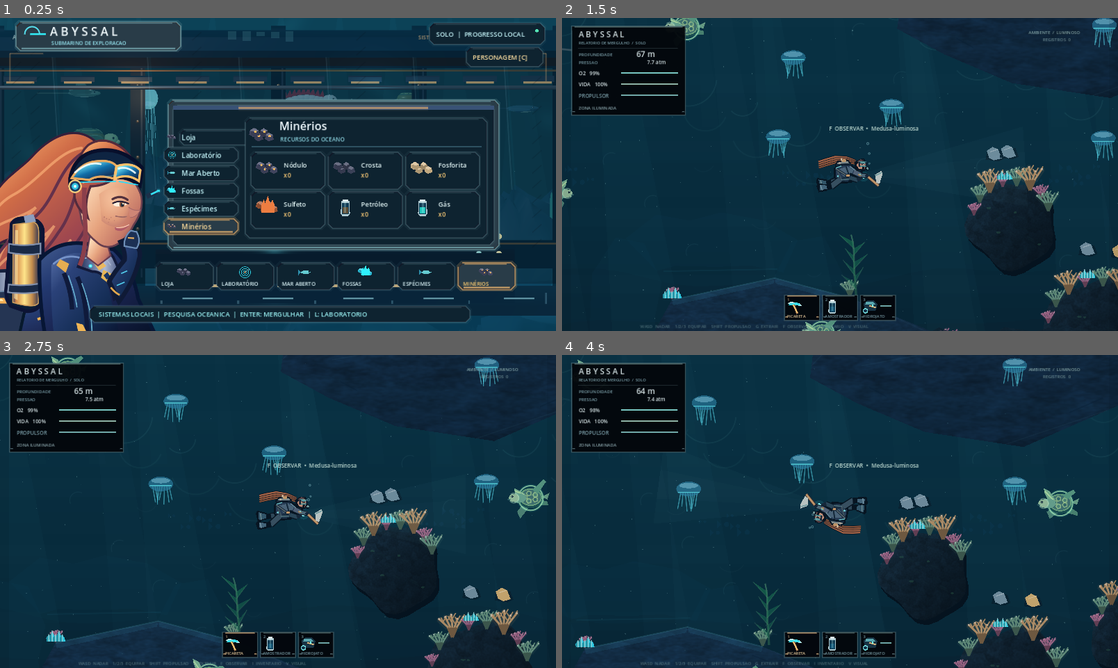
Above: before the commit, frames 1-4 (two rows, left to right).
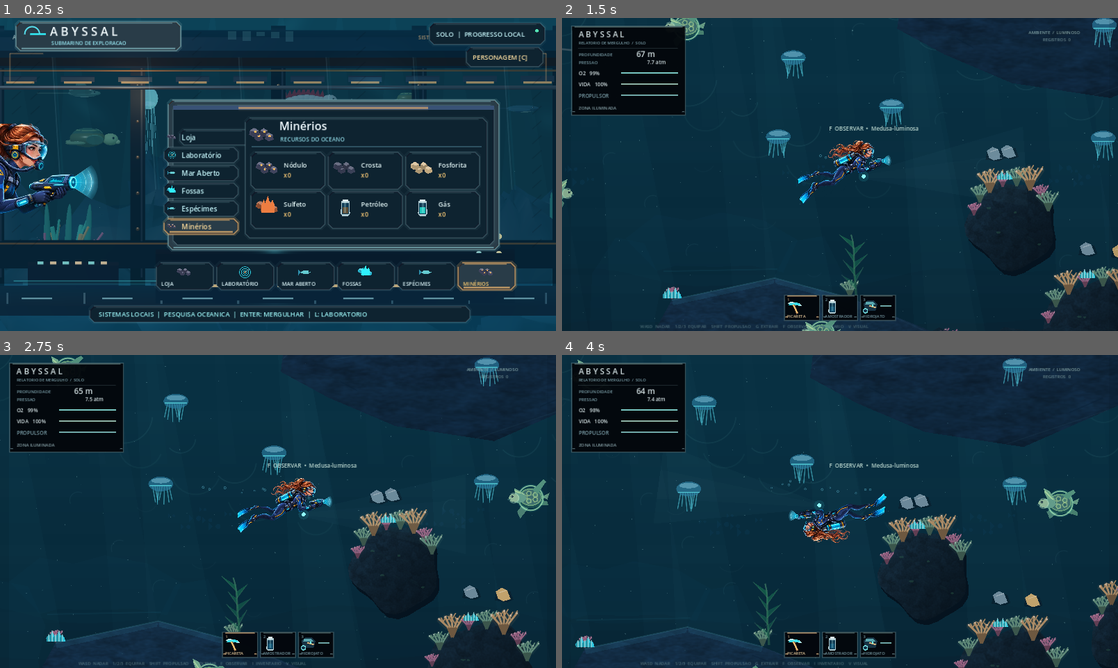
Above: after the commit, the same moments.

Repository: Esaneto/Abyssal-Godot
Game: Godot game, scene res://scenes/main.tscn
Same seed, same stepped clock (60 frames per second), same inputs: the game is played once before the commit and once after it.
Inputs (mouse positions are in pixels of both pictures, inside the frame that each line leads up to):
- Up to frame 1 (0.25 s): no input
- Up to frame 2 (1.5 s): tap Enter at 0.5 s; move the mouse to (962, 158) at 0.52 s; hold D (move_right) 0.53-1.25 s; hold Shift (boost) 0.53-1.25 s; click (962, 158) at 0.67 s; tap Space at 0.77, 1.07 s; drag from (728, 190) to (812, 237) at 1.27 s
- Up to frame 3 (2.75 s): move the mouse to (333, 442) at 2.02 s; hold D (move_right) from 2.03 s (still down); tap C at 2.1 s
- Up to frame 4 (4 s): release D (move_right) at 2.75 s; drag from (812, 574) to (673, 464) at 2.77 s; move the mouse to (1006, 558) at 3.52 s; hold A (move_left) from 3.53 s (still down); tap 6 at 3.6 s; tap Space at 3.77 s

The runs differ from the first frame. In frame 1, 13% of the frame differs, in the area x 0-29%, y 33-100%; in frame 2, 1.1%; in frame 3, 1.1%; in frame 4, 1.2%.

Commit message:
Bundle anime-quality male/female diver textures and activate animated mesh rig in ocean and cabin

Diff:
--- a/scripts/abyssal_main.gd
+++ b/scripts/abyssal_main.gd
@@ -7,7 +7,7 @@
 const Wardrobe = preload("res://scripts/wardrobe_ui.gd")
 const Cabin3D = preload("res://scripts/visuals3d/cabin_renderer.gd")
 const AnimeCabin = preload("res://scripts/anime_cabin_finish.gd")
-const AnimePilot = preload("res://scripts/diver_paper_doll.gd")
+const AnimePilot = preload("res://scripts/anime_diver_art.gd")
 const Look = preload("res://scripts/diver_appearance.gd")
 var expedition: Node2D
 var progress: RefCounted
@@ -182,8 +182,9 @@
 		if cabin_tex != null:
 			draw_texture_rect(cabin_tex,Rect2(0.0,0.0,1280.0,720.0),false)
 		AnimeCabin.paint(self,time_s)
-		# Animated separate SVG layers, not the placeholder 3D plastic human.
-		AnimePilot.draw_cabin(self,progress.appearance_snapshot(),time_s)
+		# Portrait cut from the same *new, bundled* anime pilot artwork; breathing and highlights live.
+		if not AnimePilot.draw_cabin(self,progress.appearance_snapshot(),time_s):
+			push_warning("High-resolution cabin portrait missing")
 		CabinArt.paint_ui(self,time_s,menu_selected,progress,menu_feedback)
 	else:
 		CabinArt.paint(self,time_s,menu_selected,progress,menu_feedback)
--- a/scripts/anime_diver_art.gd
+++ b/scripts/anime_diver_art.gd
@@ -2,13 +2,13 @@
 ## Licensed artwork: generated original ABYSSAL anime-realistic diver PNGs.
 ## A single artwork is shared by every view: swim + submarine. No flattened HUD.
 ## Source assets are copied separately into assets/art/characters by the installer.
-const FEMALE_PATH := "res://assets/art/characters/anime_diver_female.png"
-const MALE_PATH := "res://assets/art/characters/anime_diver_male.png"
+const FEMALE_PATH := "res://assets/art/character/abyssal_diver_female_animated_art.webp"
+const MALE_PATH := "res://assets/art/character/abyssal_diver_male_animated_art.webp"
 const EFFECT := preload("res://shaders/anime_diver_swim.gdshader")
 
 const IMAGE_WIDTH := 1448.0
 const IMAGE_HEIGHT := 1086.0
-const SWIM_WIDTH := 218.0
+const SWIM_WIDTH := 244.0
 const SWIM_HEIGHT := SWIM_WIDTH * IMAGE_HEIGHT / IMAGE_WIDTH
 const COLS := 36
 const ROWS := 28
@@ -24,15 +24,17 @@
 	if _textures.has(id):
 		return _textures[id] as Texture2D
 	var path := source_path(id)
-	if not FileAccess.file_exists(path):
-		# Fallback to the existing procedural artist, enabling CI and legacy users
-		# to run the branch without installing the high-resolution artwork yet.
+	# The finished character textures now ship in the Git repository.
+	# Imported resources are preferred; Image fallback supports local editor preview.
+	var texture: Texture2D = load(path) as Texture2D
+	if texture == null and FileAccess.file_exists(path):
+		var img: Image = Image.load_from_file(path)
+		if img != null and not img.is_empty():
+			img.generate_mipmaps()
+			texture = ImageTexture.create_from_image(img)
+	if texture == null:
+		push_error("ABYSSAL ART MISSING: " + path)
 		return null
-	var img: Image = Image.load_from_file(path)
-	if img == null or img.is_empty():
-		return null
-	img.generate_mipmaps()
-	var texture := ImageTexture.create_from_image(img)
 	_textures[id] = texture
 	return texture
 
--- a/scripts/ci_smoke.gd
+++ b/scripts/ci_smoke.gd
@@ -26,6 +26,11 @@
 	if renderer == null or renderer.call("texture") == null:
 		push_error("Renderizador 3D de oceano indisponivel")
 		quit(10)
+		return
+	var high_res_art = load("res://scripts/anime_diver_art.gd")
+	if high_res_art.texture_for("female") == null or high_res_art.texture_for("male") == null:
+		push_error("Committed high-resolution diver assets failed to load")
+		quit(20)
 		return
 	main.call("_start_sea")
 	await physics_frame
--- a/scripts/diver_native.gd
+++ b/scripts/diver_native.gd
@@ -57,8 +57,9 @@
 	add_child(collision)
 	anime_rig = NativeRig.new()
 	add_child(anime_rig)
-	# The new illustrated rig is drawn from articulated geometry each frame.
-	anime_rig.visible = false
+	# High-resolution texture mesh with independently deforming hair/fins, not the older polygon doll.
+	anime_rig.update_look(appearance,time_s,false,true)
+	anime_rig.rotation = 0.0
 	_create_propulsion_bubbles()
 	queue_redraw()
 
@@ -122,6 +123,9 @@
 		health = maxf(0.0, health - pressure_hazard * delta)
 	if health <= 0.0:
 		diver_died.emit()
+	if anime_rig != null:
+		anime_rig.rotation = visual_heading
+		anime_rig.update_look(appearance,time_s,is_moving or is_propelling,true)
 	if propulsion_bubbles != null:
 		propulsion_bubbles.emitting = is_propelling
 		propulsion_bubbles.position = Vector2(-58.0, 10.0).rotated(visual_heading)
@@ -130,7 +134,8 @@
 
 func set_appearance(candidate: Dictionary) -> void:
 	appearance = Look.normalize(candidate)
-	# Preserve the selected colors while the illustrated mesh is redrawn.
+	if anime_rig != null:
+		anime_rig.update_look(appearance,time_s,is_moving,true)
 	queue_redraw()
 
 func configure_equipment(oxygen_level: int, suit_level: int, motor_level: int = 0) -> void:
@@ -176,8 +181,9 @@
 	add_child(propulsion_bubbles)
 
 func _draw() -> void:
-	# Fully articulated hand-inked local rendering, rotated by physical swim heading.
-	# Avoids the plastic/low-poly placeholder and never uses a fixed PNG character.
+	# Only fallback to hand-inked procedural artwork if an imported texture is actually missing.
+	if anime_rig != null and anime_rig.has_visible_character():
+		return
 	draw_set_transform(Vector2.ZERO,visual_heading,Vector2.ONE)
 	InkSwimmer.paint(self,appearance,time_s,is_moving,is_propelling,
 		equipped_tool,is_extracting,velocity.length())
Binary file added: assets/art/character/abyssal_diver_female_animated_art.webp
Binary file added: assets/art/character/abyssal_diver_male_animated_art.webp
